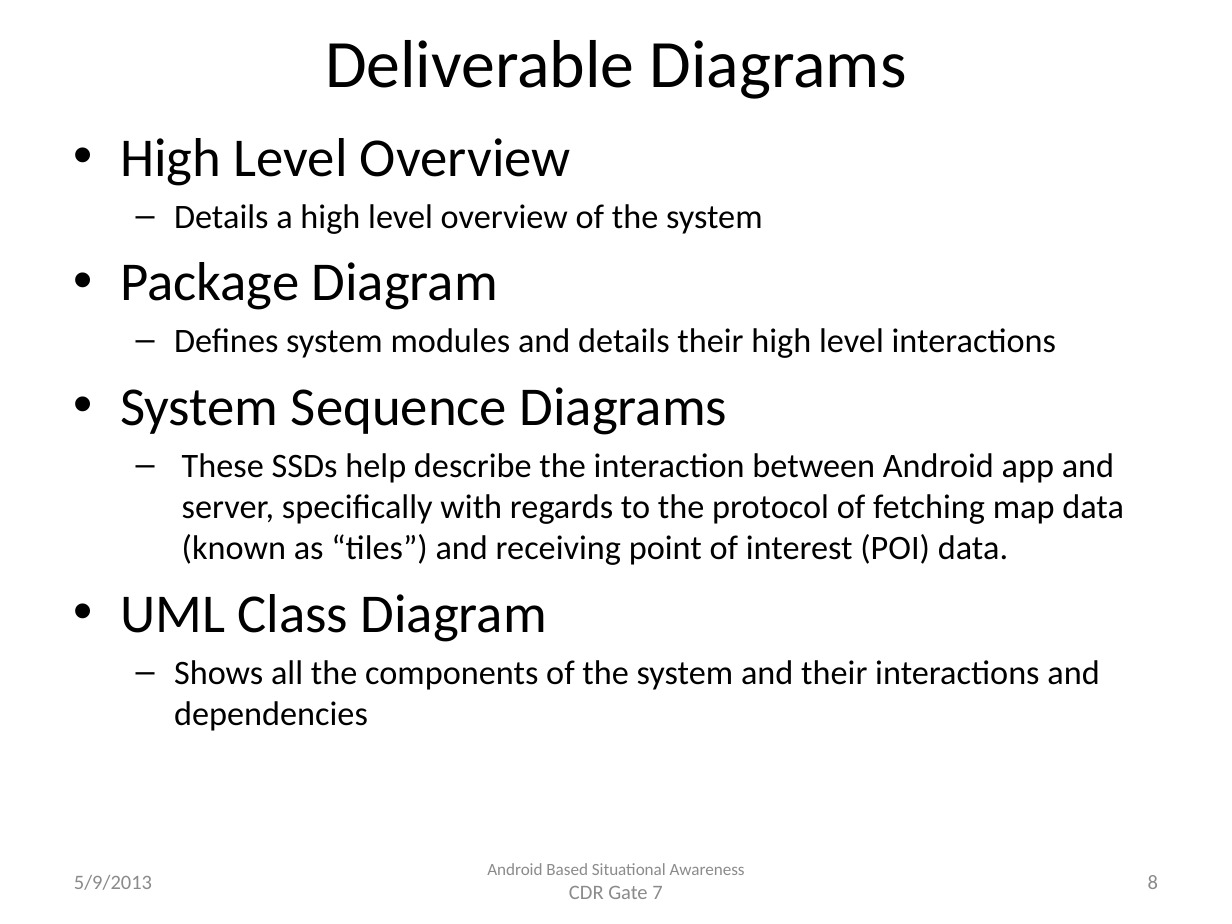
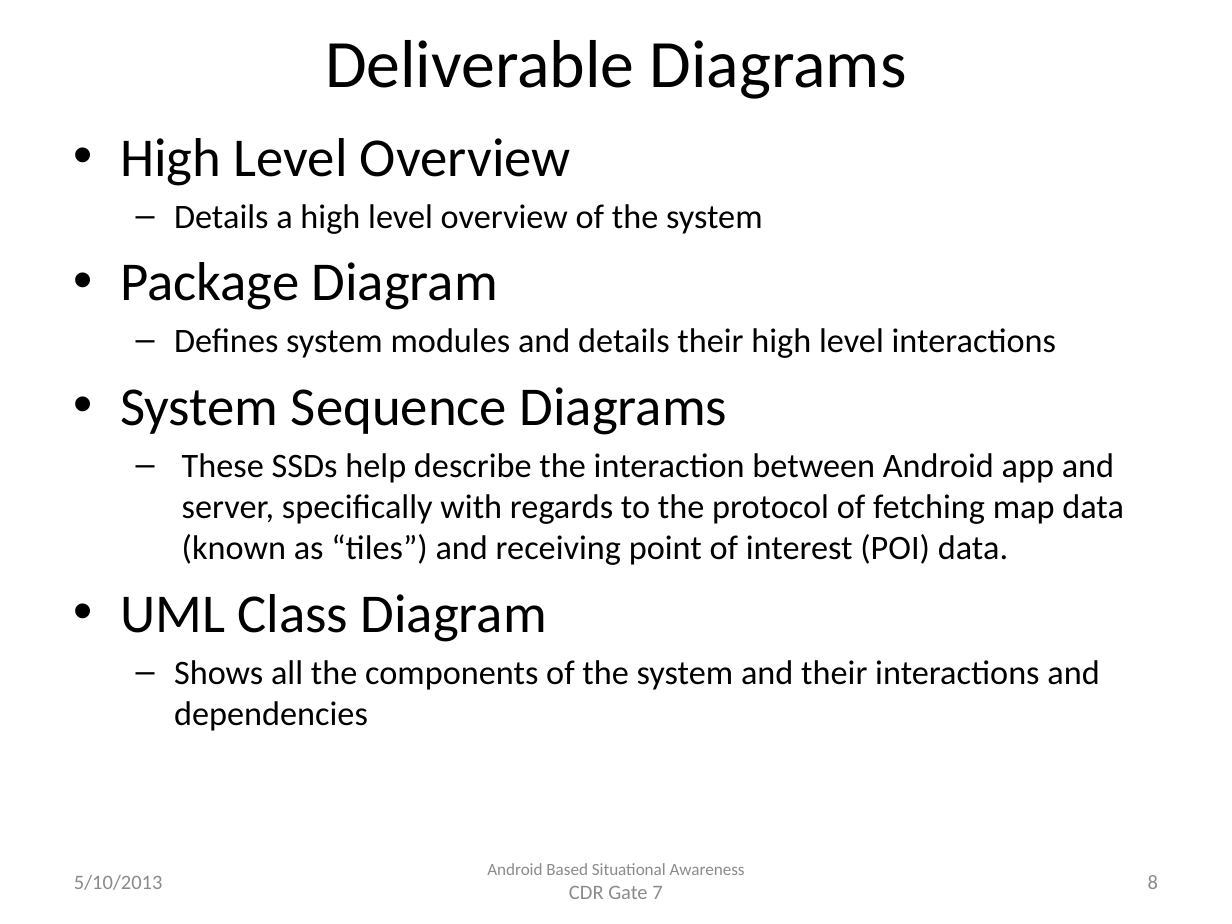
Before and after one commit to atniptw/Senior-Project, a slide deck: slide 8 of Documents/PowerPoints/Senior Design Project - Gate 8.pptx. Drawn at 1232x924 pixels with LibreOffice and Linux fonts; fonts in the diff are those of the drawing. Boxes give left, top, right and bottom in pixels: in the first picture for what was removed or moved away, otherwise in the second. Text is boxed around its words. In the diff, an @@ line names an element or a change of style, - is before the commit and + after.

```diff
--- a/Documents/PowerPoints/Senior Design Project - Gate 8.pptx
+++ b/Documents/PowerPoints/Senior Design Project - Gate 8.pptx
@@ text at [74,875,163,890]: text changed @@
-5/9/2013
+5/10/2013
```
Also in this commit, not shown: 16 other slides changed.
